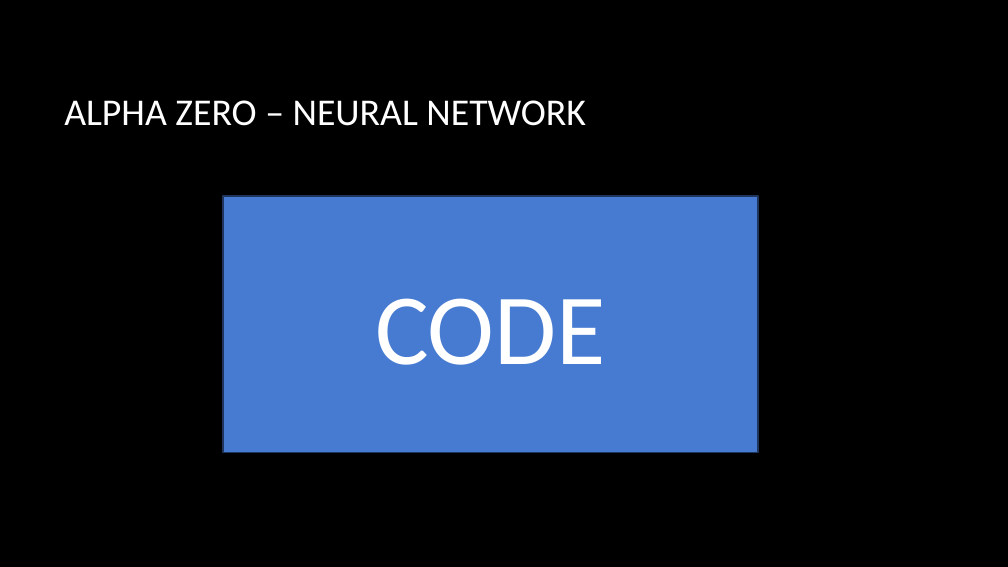
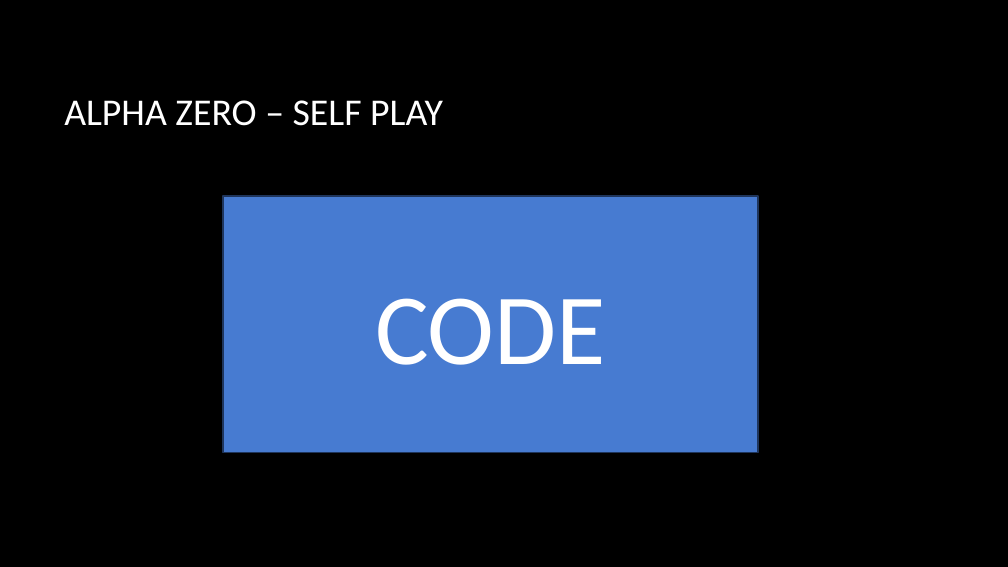
Before and after one commit to 1Preusse/ReinforcementLearningUPV, a slide deck: slide 22 of presentation/ChessEngines.pptx (slide 23 before the commit). Drawn at 1008x567 pixels with LibreOffice and Linux fonts; fonts in the diff are those of the drawing; background and template pictures are left out. Boxes give left, top, right and bottom in pixels: in the first picture for what was removed or moved away, otherwise in the second. Text is boxed around its words. In the diff, an @@ line names an element or a change of style, - is before the commit and + after.

```diff
--- a/presentation/ChessEngines.pptx
+++ b/presentation/ChessEngines.pptx
@@ title at box(64, 100, 443, 126): text changed @@
-ALPHA ZERO – NEURAL NETWORK
+ALPHA ZERO – SELF PLAY
```
Also in this commit, not shown: 4 other slides changed, 2 slides removed.
